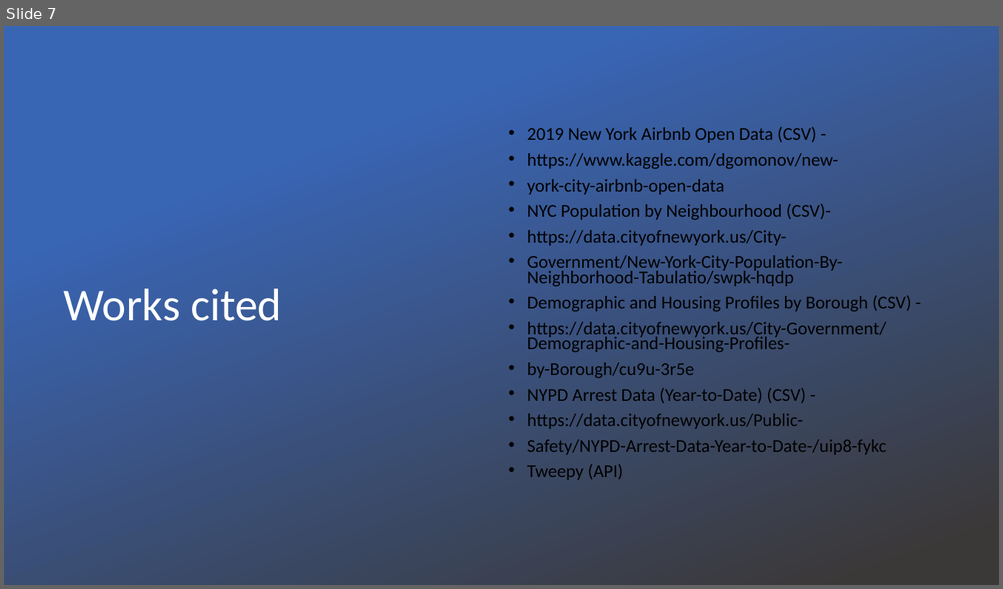
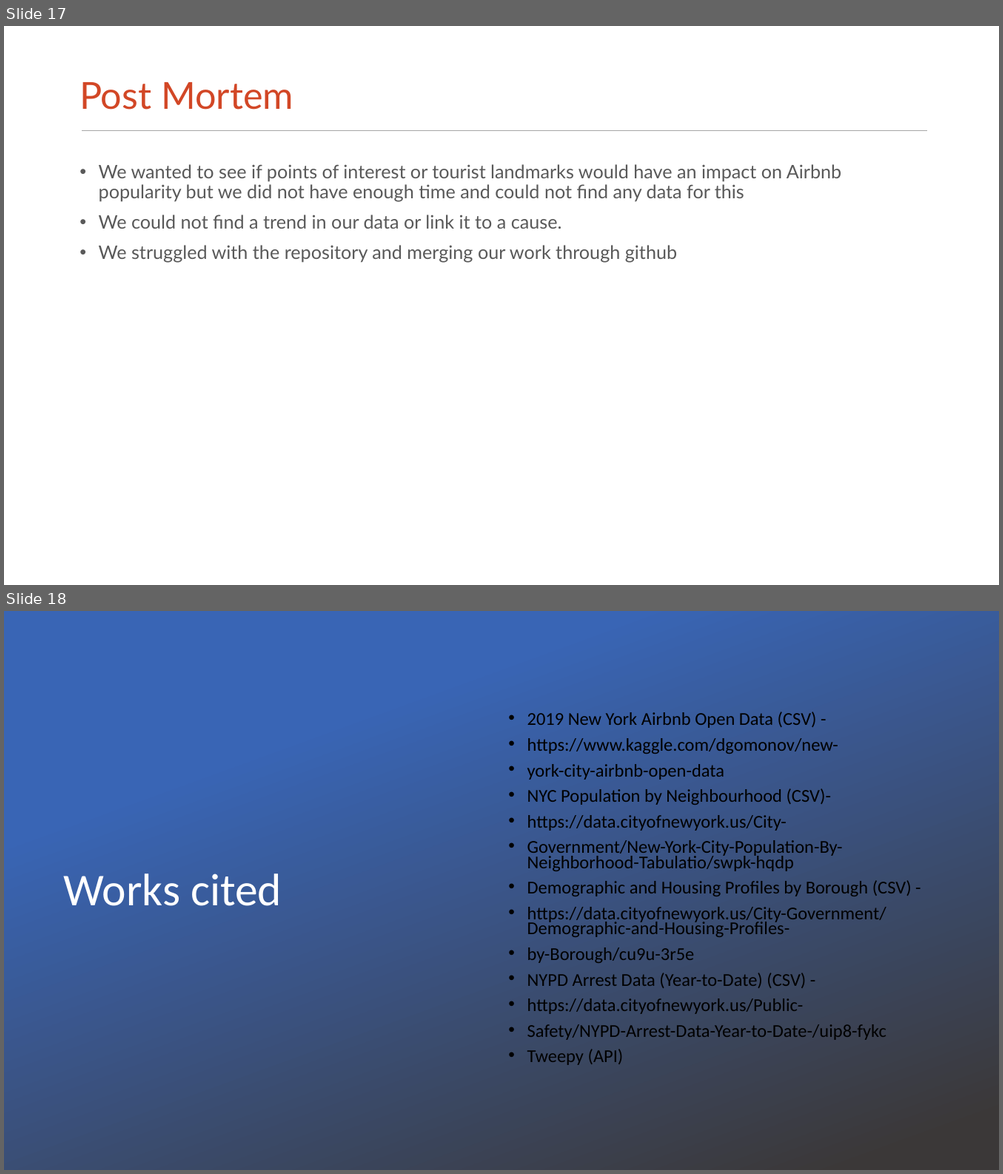
Before and after one commit to hayden4davey/Project1-Group2, a slide deck: Airbnb PPT.pptx. Shown one above the other, each under a label of ours: slide 7 before the commit, slides 17 and 18 after it. The pictures are 1003x589 and 1003x1174 pixels, drawn with LibreOffice and Linux fonts; fonts in the diff are those of the drawing; background and template pictures are left out. Boxes give left, top, right and bottom in pixels: in the first picture for what was removed or moved away, otherwise in the second. Text is boxed around its words. In the diff, an @@ line names an element or a change of style, - is before the commit and + after.

```diff
--- a/Airbnb PPT.pptx
+++ b/Airbnb PPT.pptx
@@ slide 17 added at (x1=4, y1=26, x2=999, y2=585), background #FFFFFF @@
@@ title added at (x1=79, y1=82, x2=293, y2=110), 36 pt, text #D24726 @@
+Post Mortem
@@ line added from (82, 130) to (928, 130), #A6A6A6 1 pt @@
@@ text added at (x1=99, y1=164, x2=841, y2=263), 18 pt, text #595959 @@
+• We wanted to see if points of interest or tourist landmarks would have an impact on Airbnb popularity but we did not have enough time and could not find any data for this
+• We could not find a trend in our data or link it to a cause.
+• We struggled with the repository and merging our work through github
@@ what was slide 7 is now slide 18 @@
```
Also in this commit, not shown: 2 slides changed, 11 other slides added, 1 slide removed, 2 other files.
